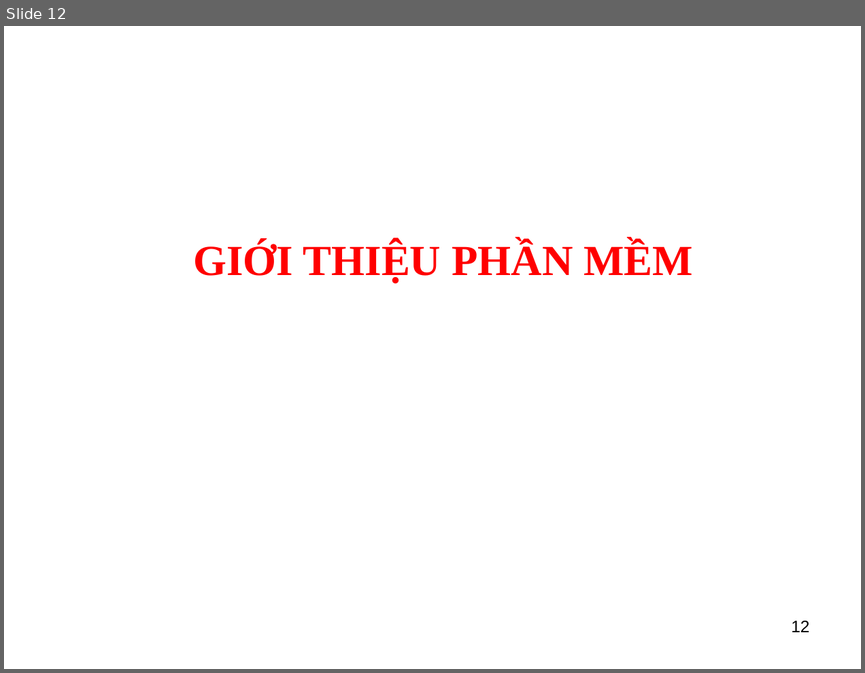
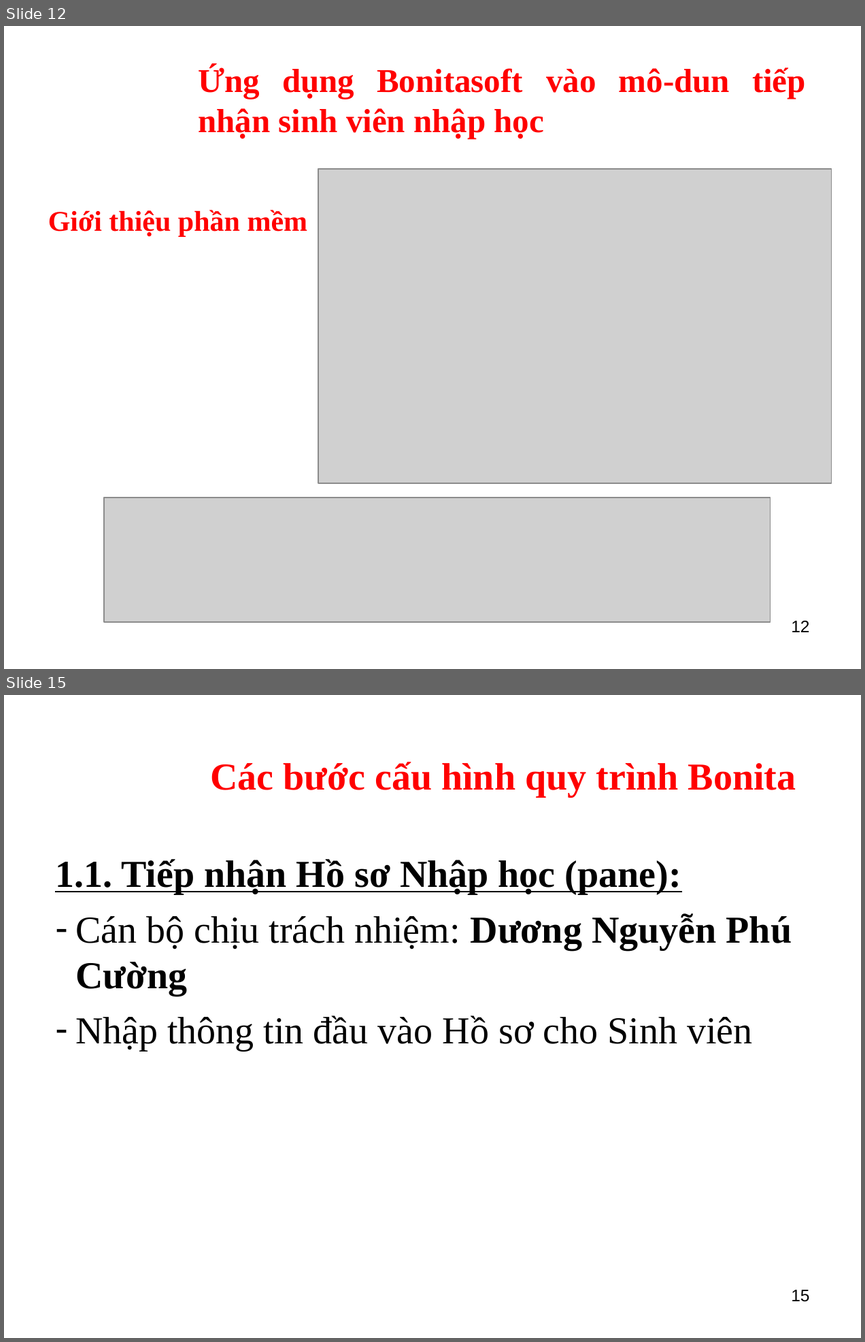
Before and after one commit to kellyfire611/bonita, a slide deck: slide/baocaoFinal.ppt. Shown one above the other, each under a label of ours: slide 12 before the commit, slides 12 and 15 after it; the slides between them are not shown. The pictures are 865x673 and 865x1342 pixels, drawn with LibreOffice and Linux fonts; fonts in the diff are those of the drawing; grey boxes stand for pictures; background and template pictures are left out. Boxes give left, top, right and bottom in pixels: in the first picture for what was removed or moved away, otherwise in the second. Text is boxed around its words. In the diff, an @@ line names an element or a change of style, - is before the commit and + after.

```diff
--- a/slide/baocaoFinal.ppt
+++ b/slide/baocaoFinal.ppt
@@ slide 15 added at (x1=4, y1=695, x2=861, y2=1338), background picture (left out) @@
@@ text added at (x1=210, y1=762, x2=796, y2=797), 32 pt, text #FF0000, bold @@
+Các bước cấu hình quy trình Bonita
@@ text added at (x1=55, y1=859, x2=791, y2=1051), 32 pt, text #000000 @@
+1.1. Tiếp nhận Hồ sơ Nhập học (pane):
+– Cán bộ chịu trách nhiệm: Dương Nguyễn Phú Cường
+– Nhập thông tin đầu vào Hồ sơ cho Sinh viên
@@ page number added at (x1=791, y1=1289, x2=809, y2=1302), 14 pt, text #000000 @@
+15
@@ slide 12 changed as well @@
@@ text added at (x1=198, y1=66, x2=806, y2=139), 28 pt, text #FF0000, bold @@
+Ứng dụng Bonitasoft vào mô-dun tiếp nhận sinh viên nhập học
@@ picture added at (x1=318, y1=169, x2=832, y2=484) @@
@@ text at (x1=48, y1=210, x2=308, y2=237): text changed; size 36 to 24 pt @@
-GIỚI THIỆU PHẦN MỀM
+Giới thiệu phần mềm
@@ picture added at (x1=104, y1=497, x2=770, y2=622) @@
```
Also in this commit, not shown: 2 other slides changed, 23 other slides added, 9 slides removed, 4 other files.
